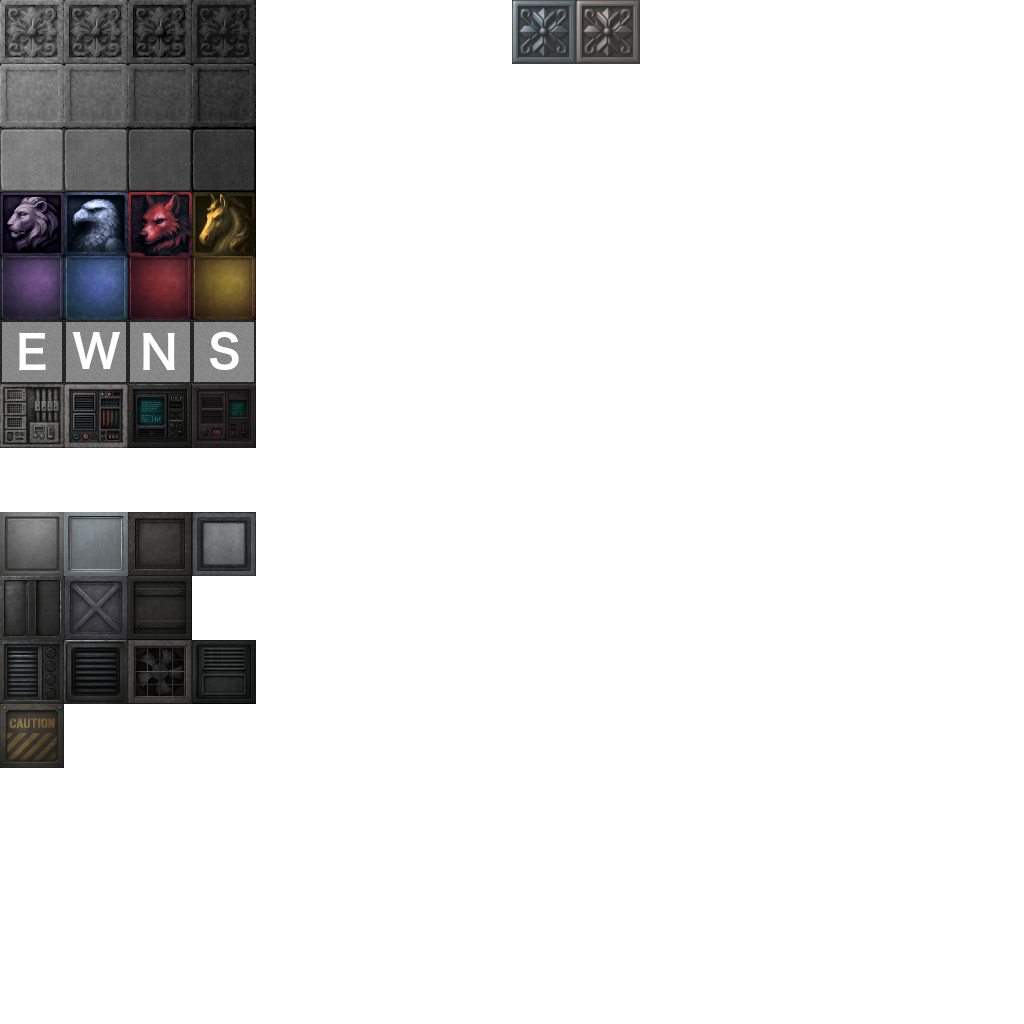
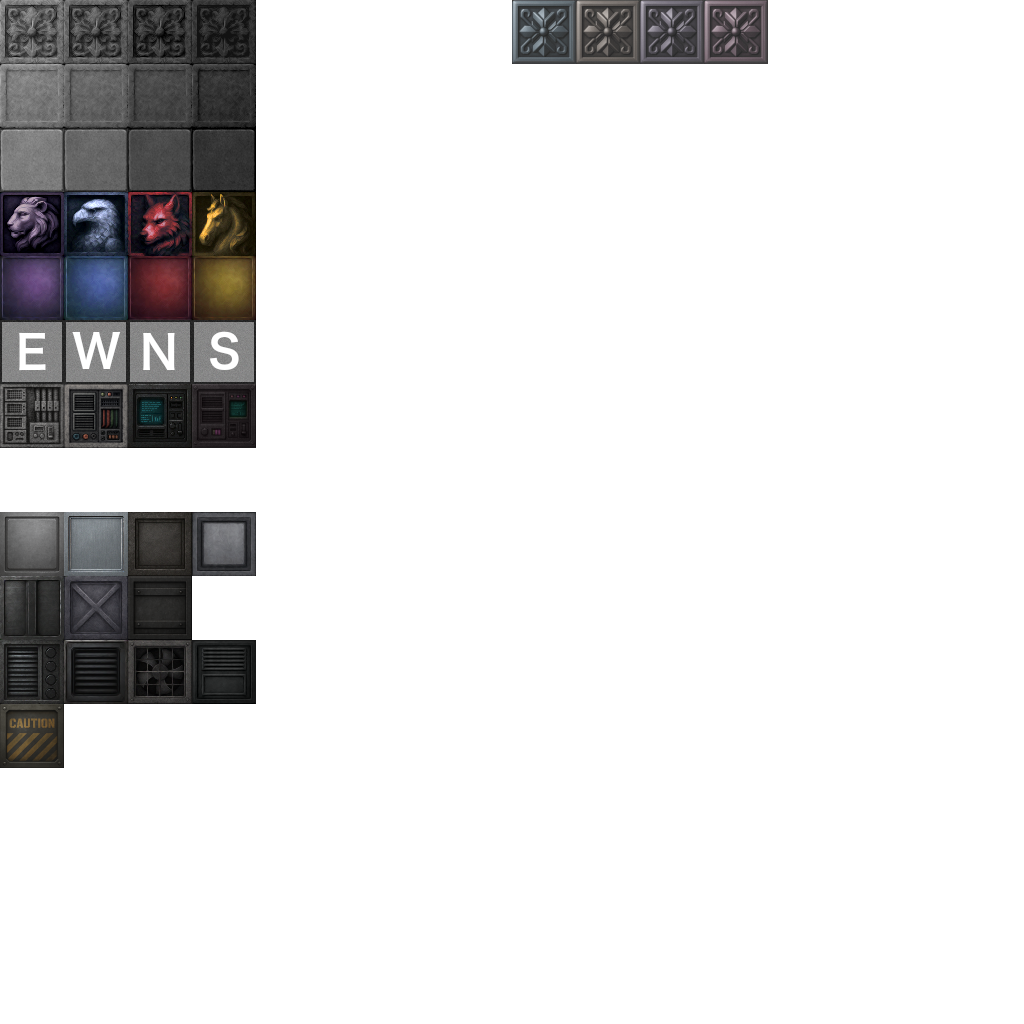
The second w=1024, h=1024 image is a revision of the first. Changes to its layers:
painted on "Layer" over (640, 0, 768, 64)
